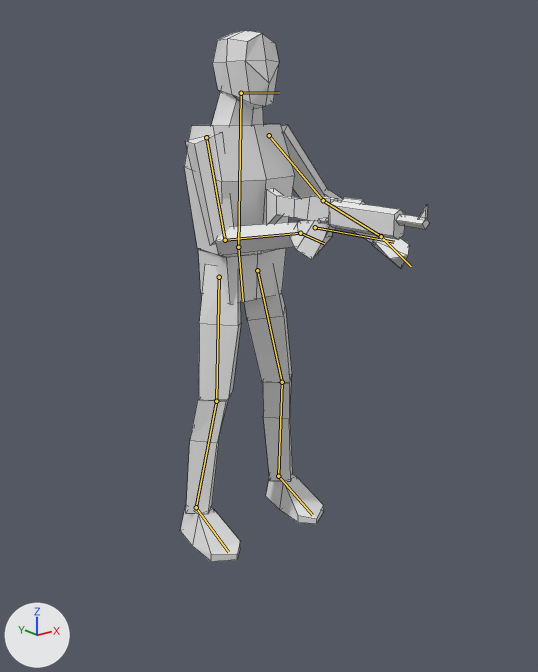
A saved change to the Blender file Assets/Blends/character-human-base.blend.
Both versions are drawn from a 50 mm lens placed at (-1.58, -2.16, 1.59), pointed at (0.08, -0.09, 0.76). Every picture has the same lights, and +X, +Y and +Z are marked at lower left. The bones that bend it are drawn over the model as lines. Mesh edges are drawn as thin lines.

The first picture shows 'character-human-base', 'weapon-stand-in'.
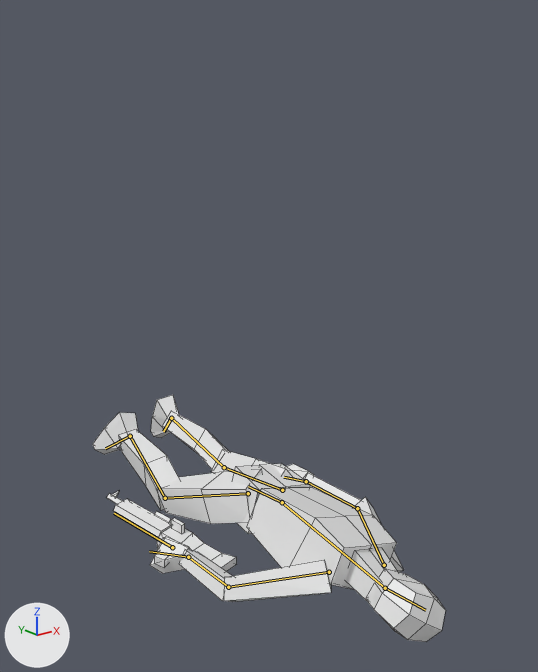
The newer file adds an action. The first version stands in its rest pose; the second is drawn at frame 0 of the action 'human die pistol'.

Edits to the scene script, one JSON object a line:
```json
{"block": "bone_hips", "where": "bone_hips = bpy.data.objects['armature-human-base'].pose.bones['Hips']  # child of 'Base'"}
{"op": "set", "path": "bone_hips.location", "old": "(0.0, 0.0, 0.0)", "new": "(0.0, 0.948, 0.144)"}
{"op": "set", "path": "bone_hips.rotation_quaternion", "old": "(1.0, 0.0, 0.0, 0.0)", "new": "(0.689, -0.713, 0.079, -0.1)", "note": "degrees (0, 0, 0) -> degrees (-92, -2, -15)"}
{"block": "bone_chest", "where": "bone_chest = bpy.data.objects['armature-human-base'].pose.bones['Chest']  # child of 'Hips'"}
{"op": "set", "path": "bone_chest.rotation_quaternion", "old": "(1.0, 0.0, 0.0, 0.0)", "new": "(0.663, 0.729, -0.118, -0.127)", "note": "degrees (0, 0, 0) -> degrees (95, 2, -20)"}
{"block": "bone_head", "where": "bone_head = bpy.data.objects['armature-human-base'].pose.bones['Head']  # child of 'Chest'"}
{"op": "set", "path": "bone_head.rotation_quaternion", "old": "(1.0, 0.0, 0.0, 0.0)", "new": "(0.699, 0.565, 0.374, -0.229)", "note": "degrees (0, 0, 0) -> degrees (83, 51, 9)"}
{"block": "bone_arm_l", "where": "bone_arm_l = bpy.data.objects['armature-human-base'].pose.bones['Arm L']  # child of 'Chest'"}
{"op": "set", "path": "bone_arm_l.location", "old": "(0.0, 0.0, 0.0)", "new": "(-0.02, -0.01, 0.018)"}
{"op": "set", "path": "bone_arm_l.rotation_quaternion", "old": "(1.0, 0.0, 0.0, 0.0)", "new": "(0.824, 0.426, 0.345, 0.143)", "note": "degrees (0, 0, 0) -> degrees (64, 26, 36)"}
{"block": "bone_arm_r", "where": "bone_arm_r = bpy.data.objects['armature-human-base'].pose.bones['Arm R']  # child of 'Chest'"}
{"op": "set", "path": "bone_arm_r.location", "old": "(0.0, 0.0, 0.0)", "new": "(-0.009, -0.007, 0.03)"}
{"op": "set", "path": "bone_arm_r.rotation_quaternion", "old": "(1.0, 0.0, 0.0, 0.0)", "new": "(0.173, 0.965, -0.107, 0.167)", "note": "degrees (0, 0, 0) -> degrees (161, -21, -9)"}
{"block": "bone_thigh_l", "where": "bone_thigh_l = bpy.data.objects['armature-human-base'].pose.bones['Thigh L']  # child of 'Hips'"}
{"op": "set", "path": "bone_thigh_l.rotation_quaternion", "old": "(1.0, 0.0, 0.0, 0.0)", "new": "(0.992, -0.02, -0.126, 0.02)", "note": "degrees (0, 0, 0) -> degrees (-3, -14, 3)"}
{"block": "bone_thigh_r", "where": "bone_thigh_r = bpy.data.objects['armature-human-base'].pose.bones['Thigh R']  # child of 'Hips'"}
{"op": "set", "path": "bone_thigh_r.rotation_quaternion", "old": "(1.0, 0.0, 0.0, 0.0)", "new": "(0.977, -0.034, 0.21, -0.018)", "note": "degrees (0, 0, 0) -> degrees (-5, 24, -3)"}
{"block": "bone_foot_ctrl_l", "where": "bone_foot_ctrl_l = bpy.data.objects['armature-human-base'].pose.bones['Foot CTRL L']  # child of 'Base'"}
{"op": "set", "path": "bone_foot_ctrl_l.location", "old": "(0.0, 0.0, 0.0)", "new": "(0.075, -0.687, -0.24)"}
{"op": "set", "path": "bone_foot_ctrl_l.rotation_quaternion", "old": "(1.0, 0.0, 0.0, 0.0)", "new": "(0.519, -0.848, 0.097, 0.05)", "note": "degrees (0, 0, 0) -> degrees (-118, 11, -7)"}
{"block": "bone_foot_ctrl_r", "where": "bone_foot_ctrl_r = bpy.data.objects['armature-human-base'].pose.bones['Foot CTRL R']  # child of 'Base'"}
{"op": "set", "path": "bone_foot_ctrl_r.location", "old": "(0.0, 0.0, 0.0)", "new": "(-0.088, -0.641, -0.227)"}
{"op": "set", "path": "bone_foot_ctrl_r.rotation_quaternion", "old": "(1.0, 0.0, 0.0, 0.0)", "new": "(0.467, -0.869, -0.007, -0.16)", "note": "degrees (0, 0, 0) -> degrees (-122, -17, -8)"}
{"block": "bone_weapon", "where": "bone_weapon = bpy.data.objects['armature-human-base'].pose.bones['Weapon']"}
{"op": "set", "path": "bone_weapon.location", "old": "(0.0, 0.0, 0.0)", "new": "(-0.357, -0.358, 1.199)"}
{"op": "set", "path": "bone_weapon.rotation_quaternion", "old": "(1.0, 0.0, 0.0, 0.0)", "new": "(-0.096, 0.693, -0.051, -0.712)", "note": "degrees (0, 0, 0) -> degrees (-61, 86, 107)"}
{"block": "bone_hand_ctrl_l", "where": "bone_hand_ctrl_l = bpy.data.objects['armature-human-base'].pose.bones['Hand CTRL L']"}
{"op": "set", "path": "bone_hand_ctrl_l.location", "old": "(0.0, 0.0, 0.0)", "new": "(0.865, 0.478, -0.33)"}
{"op": "set", "path": "bone_hand_ctrl_l.rotation_quaternion", "old": "(1.0, 0.0, 0.0, 0.0)", "new": "(0.179, 0.148, 0.471, -0.851)", "note": "degrees (0, 0, 0) -> degrees (-56, 25, -169)"}
{"block": "bone_hand_ctrl_r", "where": "bone_hand_ctrl_r = bpy.data.objects['armature-human-base'].pose.bones['Hand CTRL R']"}
{"op": "set", "path": "bone_hand_ctrl_r.location", "old": "(0.0, 0.0, 0.0)", "new": "(0.018, -0.017, 0.016)"}
{"op": "set", "path": "bone_hand_ctrl_r.rotation_quaternion", "old": "(1.0, 0.0, 0.0, 0.0)", "new": "(0.987, -0.073, 0.065, 0.13)", "note": "degrees (0, 0, 0) -> degrees (-7, 8, 14)"}
```

Changed parts and their boxes [x1, y1, x2, y2] in the pictures (538 x 672 px):
```json
{"object": "character-human-base", "change": "posed", "before": [180, 30, 409, 562], "after": [93, 395, 446, 642], "on screen": "54% wider, 53% shorter"}
{"object": "weapon-stand-in", "change": "posed", "before": [266, 188, 429, 256], "after": [107, 491, 237, 572]}
{"bone": "Hips", "before": "(238, 247) to (243, 301)", "after": "(282, 502) to (248, 486)"}
{"bone": "Chest", "before": "(238, 247) to (241, 93)", "after": "(282, 502) to (385, 588)"}
{"bone": "Head", "before": "(241, 93) to (279, 92)", "after": "(385, 588) to (425, 610)"}
{"bone": "Arm L", "before": "(269, 135) to (323, 200)", "after": "(384, 565) to (357, 508)"}
{"bone": "Arm R", "before": "(206, 137) to (225, 240)", "after": "(329, 572) to (228, 587)"}
{"bone": "Thigh L", "before": "(257, 270) to (282, 382)", "after": "(282, 490) to (224, 467)"}
{"bone": "Thigh R", "before": "(219, 277) to (216, 401)", "after": "(248, 493) to (165, 498)"}
{"bone": "Weapon", "before": "(315, 227) to (394, 242)", "after": "(172, 547) to (114, 513)"}
```
